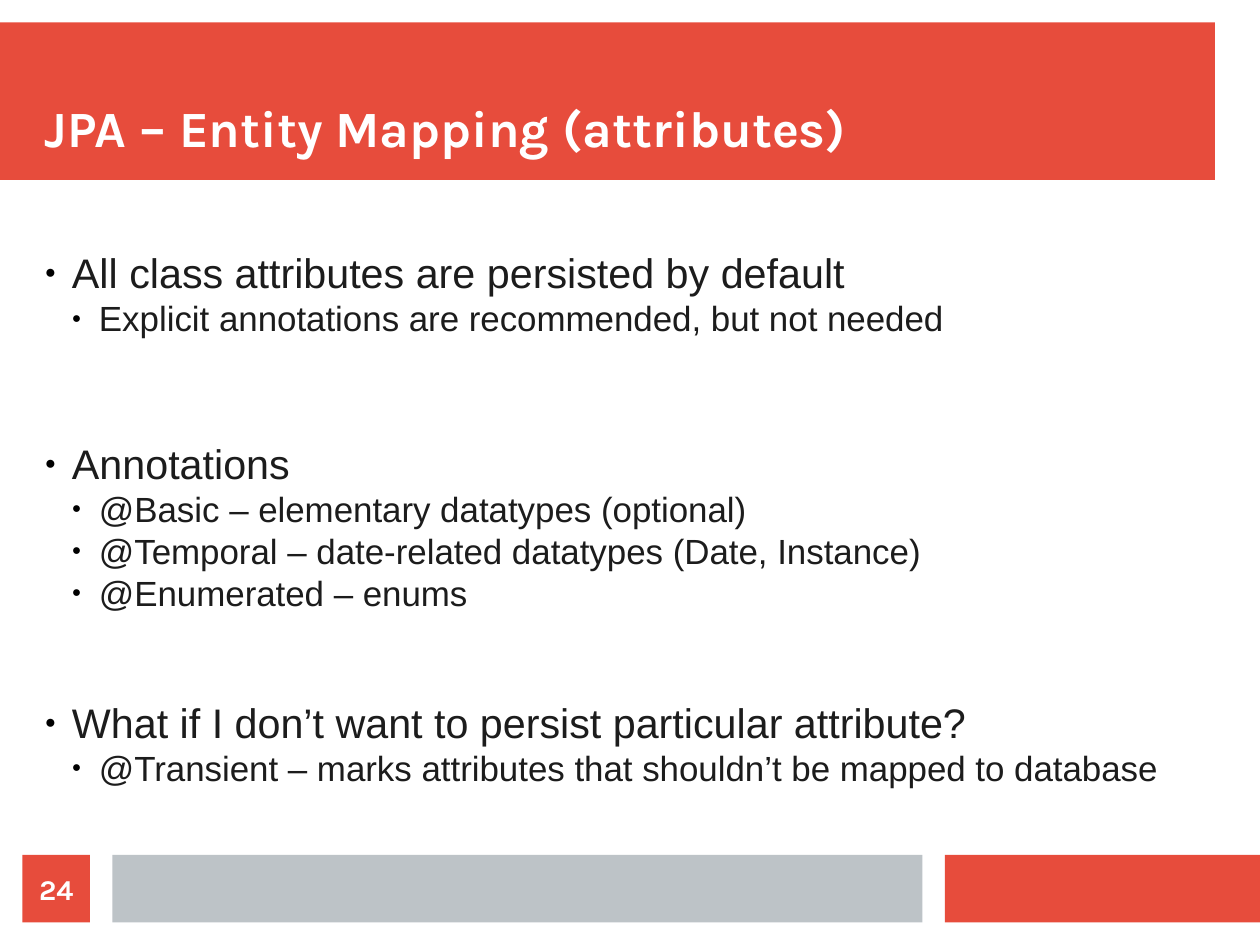
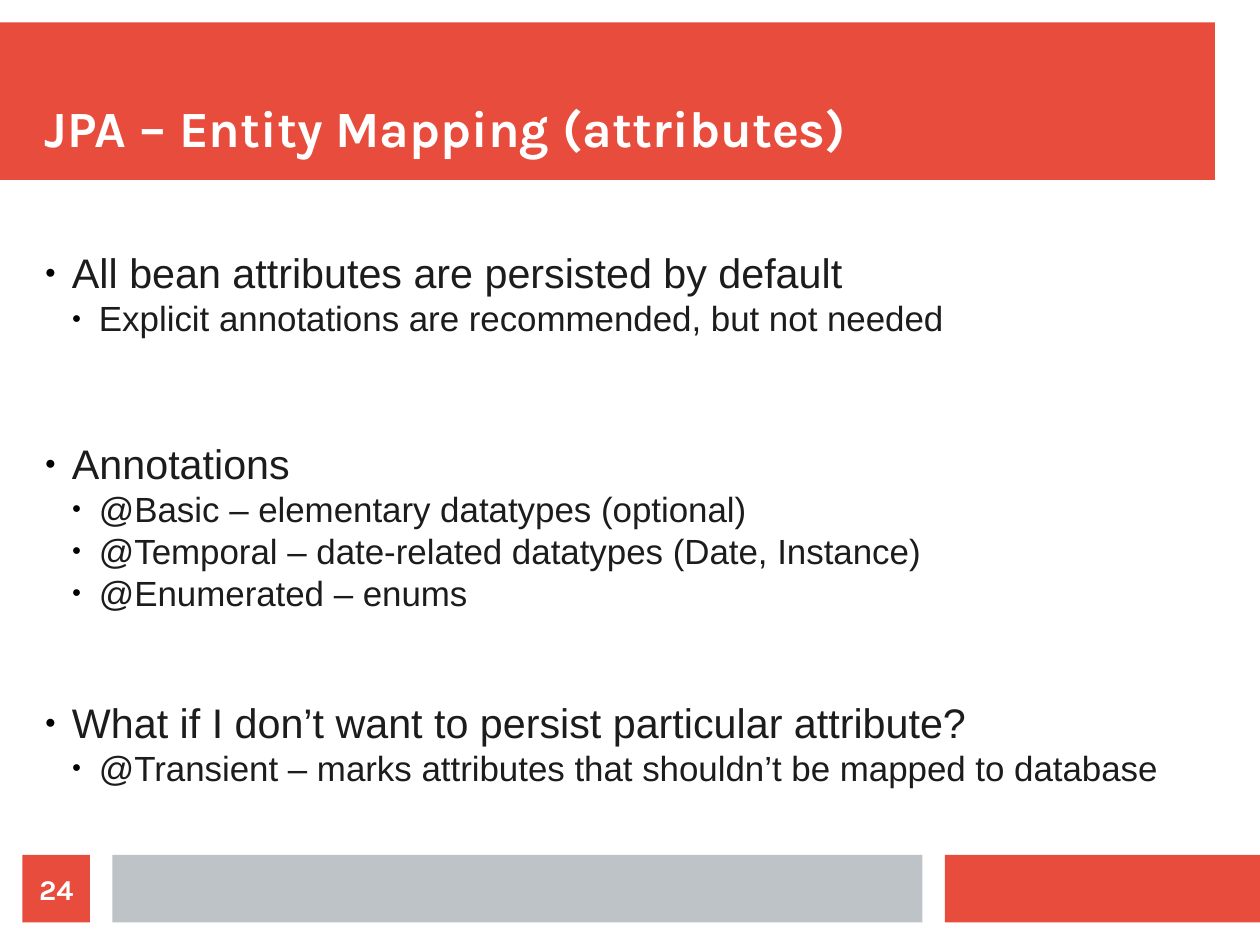
Before and after one commit to maxotta/pia-labs, a slide deck: slide 24 of lectures/persistence.odp. Drawn at 1260x945 pixels with LibreOffice and Linux fonts; fonts in the diff are those of the drawing. Boxes give left, top, right and bottom in pixels: in the first picture for what was removed or moved away, otherwise in the second. Text is boxed around its words. In the diff, an @@ line names an element or a change of style, - is before the commit and + after.

```diff
--- a/lectures/persistence.odp
+++ b/lectures/persistence.odp
@@ subtitle at [72, 258, 842, 296]: text changed @@
-● All class attributes are persisted by default
+● All bean attributes are persisted by default
```
Also in this commit, not shown: 1 other slide changed, 12 slides added.
